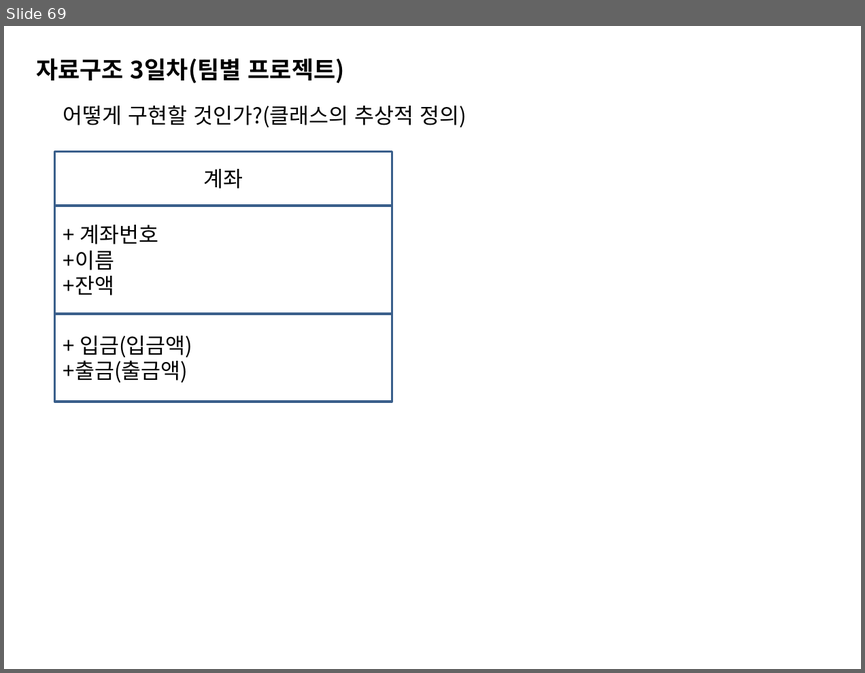
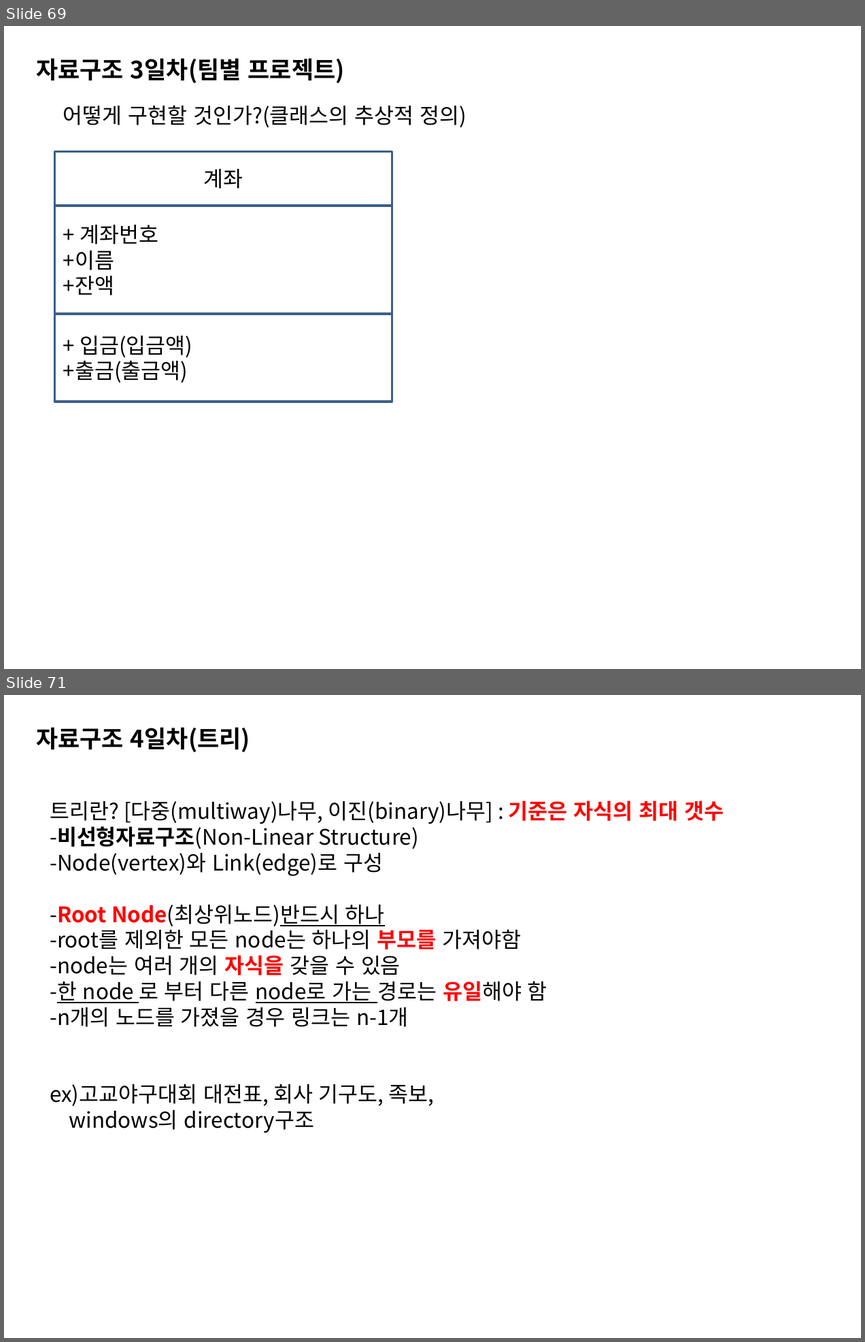
Before and after one commit to sing2song/TILDS, a slide deck: Java자료구조.pptx. Shown one above the other, each under a label of ours: slide 69 before the commit, slides 69 and 71 after it; the slides between them are not shown. The pictures are 865x673 and 865x1342 pixels, drawn with LibreOffice and Linux fonts; fonts in the diff are those of the drawing. Boxes give left, top, right and bottom in pixels: in the first picture for what was removed or moved away, otherwise in the second. Text is boxed around its words. In the diff, an @@ line names an element or a change of style, - is before the commit and + after.

```diff
--- a/Java자료구조.pptx
+++ b/Java자료구조.pptx
@@ slide 71 added at (x1=4, y1=695, x2=861, y2=1338), background #FFFFFF @@
@@ text added at (x1=36, y1=727, x2=250, y2=752), 20 pt, text #000000, bold @@
+자료구조 4일차(트리)
@@ text added at (x1=50, y1=800, x2=723, y2=1133), 18 pt, text #000000 @@
+트리란? [다중(multiway)나무, 이진(binary)나무] : 기준은 자식의 최대 갯수
+-비선형자료구조(Non-Linear Structure)
+-Node(vertex)와 Link(edge)로 구성
+-Root Node(최상위노드)반드시 하나
+-root를 제외한 모든 node는 하나의 부모를 가져야함
+-node는 여러 개의 자식을 갖을 수 있음
+-한 node 로 부터 다른 node로 가는 경로는 유일해야 함
+-n개의 노드를 가졌을 경우 링크는 n-1개
+ex)고교야구대회 대전표, 회사 기구도, 족보,
+windows의 directory구조
```
Also in this commit, not shown: 2 slides changed, 18 other slides added, 1 slide removed, 11 other files.
